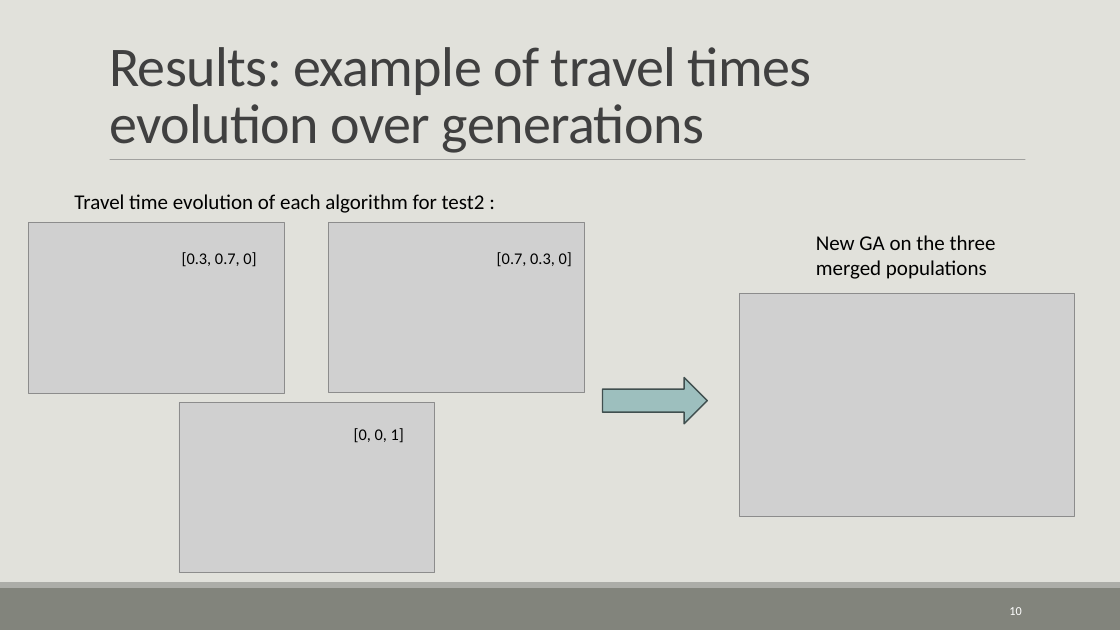
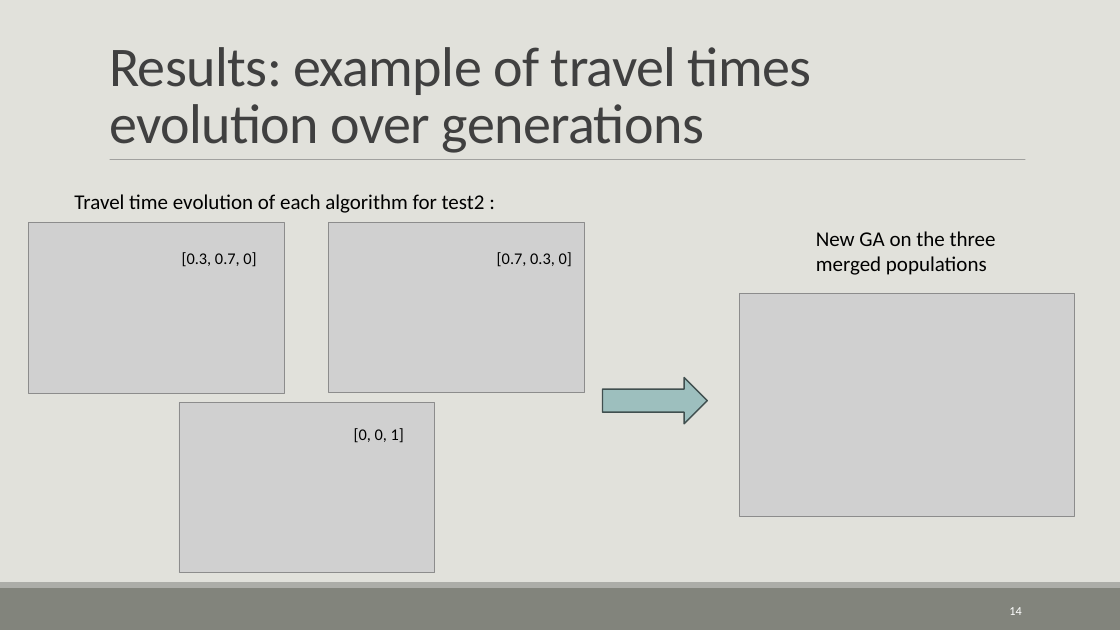
Before and after one commit to tanguyguyot/project2-bioai, a slide deck: slide 14 of files for project 2/presentation.odp (slide 10 before the commit). Drawn at 1120x630 pixels with LibreOffice and Linux fonts; fonts in the diff are those of the drawing; grey boxes stand for pictures. Boxes give left, top, right and bottom in pixels: in the first picture for what was removed or moved away, otherwise in the second. Text is boxed around its words. In the diff, an @@ line names an element or a change of style, - is before the commit and + after.

```diff
--- a/files for project 2/presentation.odp
+++ b/files for project 2/presentation.odp
@@ text "New GA on the three ...": place and size @@
-text "New GA on the three ..." at box(816, 235, 996, 279)
+text "New GA on the three ..." at box(816, 231, 996, 275)
@@ page number at box(1009, 607, 1021, 615): text changed @@
-10
+14
```
Also in this commit, not shown: 1 other slide changed, 8 slides added, 2 slides removed, 24 other files.
